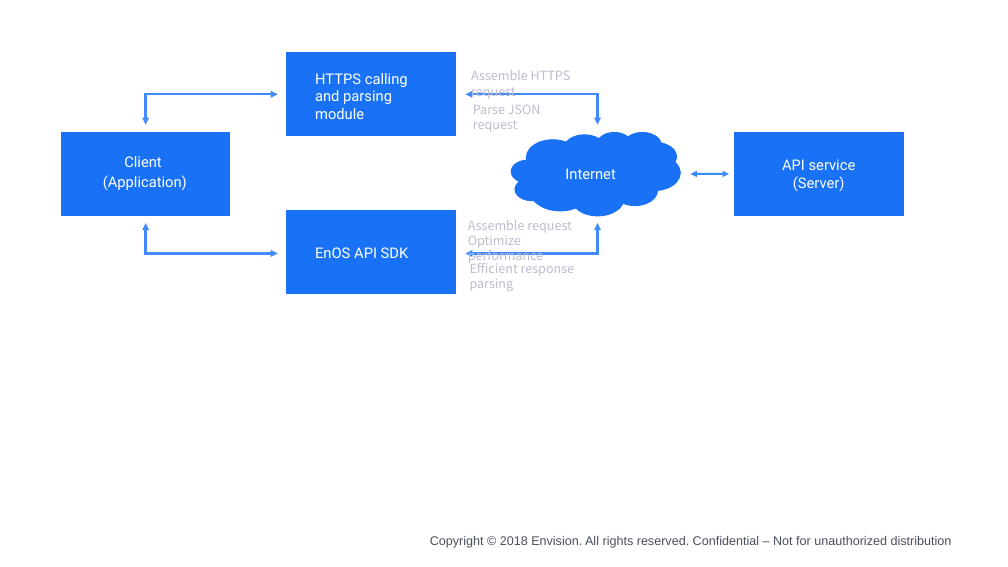
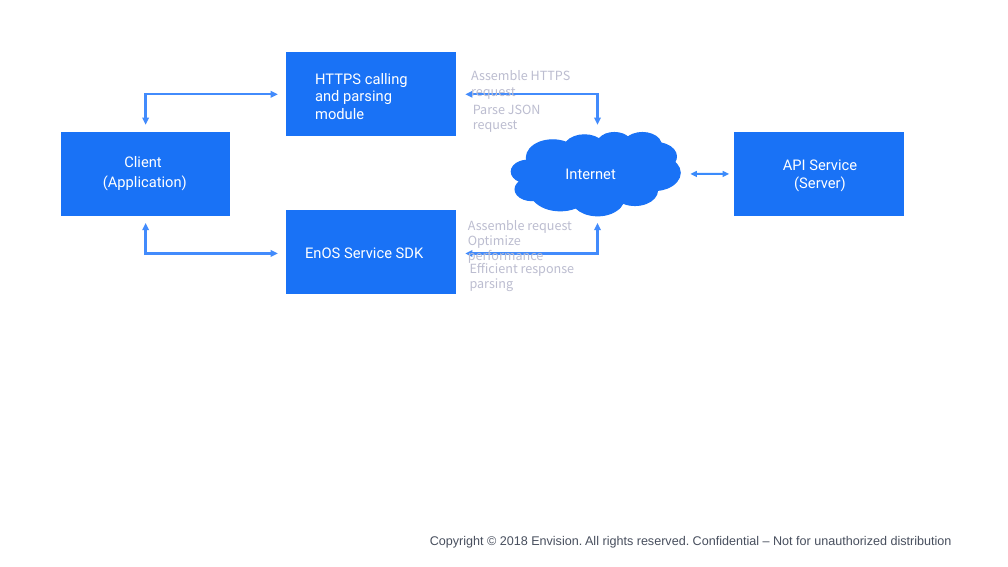
Before and after one commit to kikuchiyo/app_development_en, a slide deck: slide 1 of media/api_calling_process.pptx. Drawn at 1008x567 pixels with LibreOffice and Linux fonts; fonts in the diff are those of the drawing; background and template pictures are left out. Boxes give left, top, right and bottom in pixels: in the first picture for what was removed or moved away, otherwise in the second. Text is boxed around its words. In the diff, an @@ line names an element or a change of style, - is before the commit and + after.

```diff
--- a/media/api_calling_process.pptx
+++ b/media/api_calling_process.pptx
@@ text at bbox=[783, 159, 857, 170]: text changed @@
-API service
+API Service
@@ text at bbox=[305, 247, 424, 258]: text changed @@
-EnOS API SDK
+EnOS Service SDK
```
Also in this commit, not shown: 4 other files.
